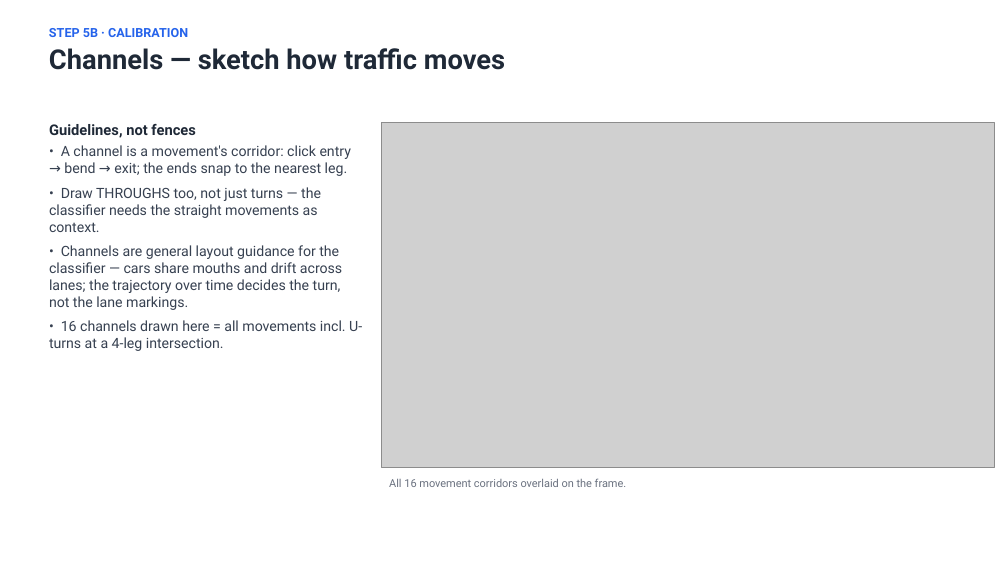
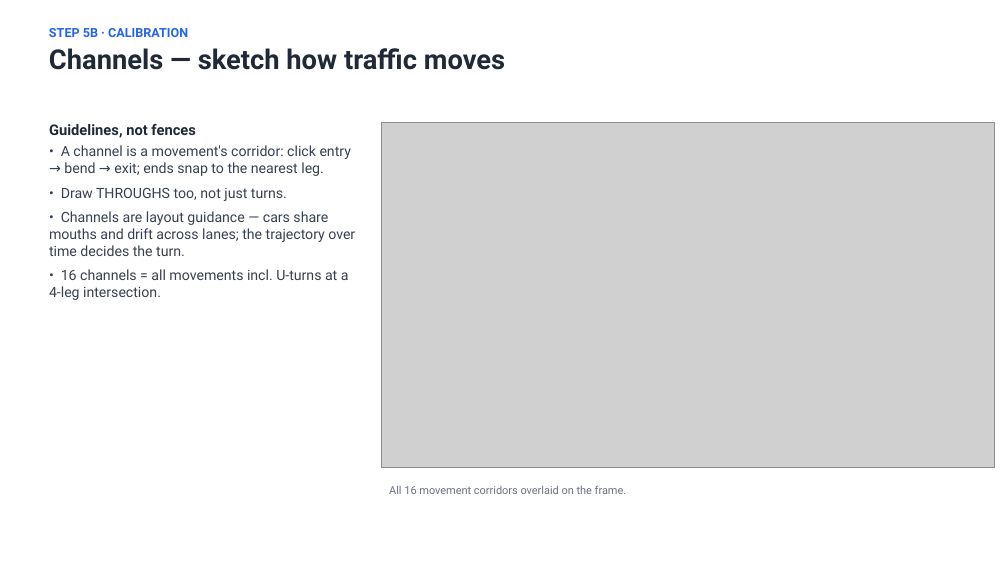
Before and after one commit to marshm100/intersection-counter, a slide deck: slide 11 of docs/Operator_Guide_2026-08-18.pptx (slide 9 before the commit). Drawn at 1008x567 pixels with LibreOffice and Linux fonts; fonts in the diff are those of the drawing; grey boxes stand for pictures. Boxes give left, top, right and bottom in pixels: in the first picture for what was removed or moved away, otherwise in the second. Text is boxed around its words. In the diff, an @@ line names an element or a change of style, - is before the commit and + after.

```diff
--- a/docs/Operator_Guide_2026-08-18.pptx
+++ b/docs/Operator_Guide_2026-08-18.pptx
@@ text at <box>49,145,355,300</box>: text changed @@
-• A channel is a movement's corridor: click entry → bend → exit; the ends snap to the nearest leg.
-• Draw THROUGHS too, not just turns — the classifier needs the straight movements as context.
-• Channels are general layout guidance for the classifier — cars share mouths and drift across lanes; the trajectory over time decides the turn, not the lane markings.
-• 16 channels drawn here = all movements incl. U-turns at a 4-leg intersection.
+• A channel is a movement's corridor: click entry → bend → exit; ends snap to the nearest leg.
+• Draw THROUGHS too, not just turns.
+• Channels are layout guidance — cars share mouths and drift across lanes; the trajectory over time decides the turn.
+• 16 channels = all movements incl. U-turns at a 4-leg intersection.
@@ text "All 16 movement corridors overlaid ...": place and size @@
-text "All 16 movement corridors overlaid ..." at <box>389,478,627,487</box>
+text "All 16 movement corridors overlaid ..." at <box>389,485,627,494</box>
```
Also in this commit, not shown: 15 other slides changed, 8 slides added.
